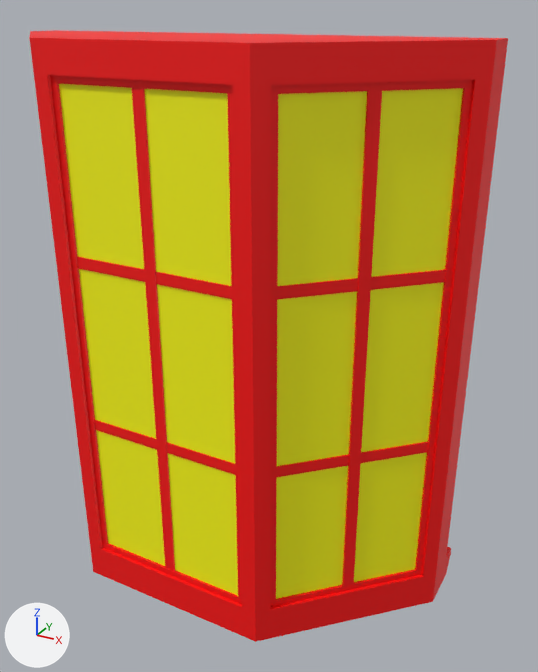
The glTF model assets/windows/window_bay_3.glb as it was, and as the next commit left it.
Camera for both pictures: a camera (50 mm lens) standing at (7.12, 0.14, 2.3) and looking at (6.15, 1.9, 1.42). The lights are fixed; the arrows at lower left show +X, +Y and +Z. Where no turn or scale is listed for an object, it has been applied to the vertices. Vertices at the same position are counted once.

In view in the first picture: 'window_bay_3'.
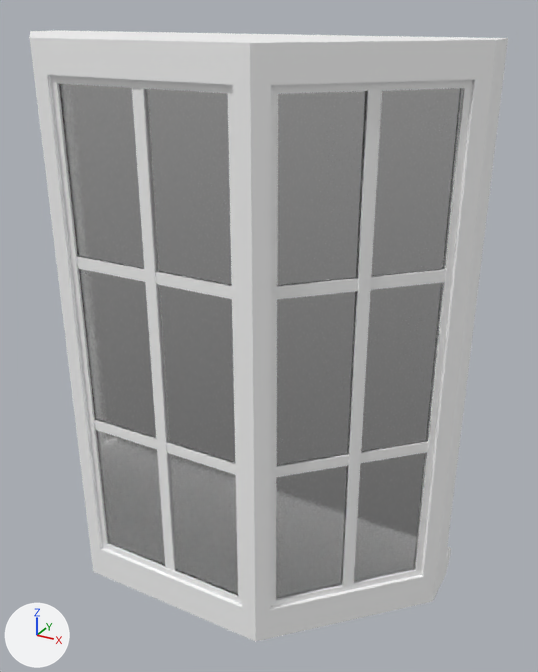
Pixel boxes (x1, y1, x2, y2) of what changed, in the pictures (538 x 672 px):
part 1 of me_mesh_020, recoloured (red to white): (29, 30, 508, 642) in both
part 2 of me_mesh_020, recoloured (yellow to white): (59, 84, 463, 599) in both

The edits, one by one:
Material 'Frame_Material' (mat_frame_material) is new.
Its base color is (1.0, 1.0, 1.0) (white #ffffff).
Material 'Glass_Material' (mat_glass_material) is new.
Its base color is (0.8, 0.8, 0.8) (white #e7e7e7).
Its roughness is 0.1.
Its ior is 1.45.
Its transmission weight is 1.0.
me_mesh_020 has 358 vertices, 676 faces and spans x 5.3..6.7, y 1.54..2.12, z 0.62..2.24.
me_mesh_020 is used by ob_window_bay_3; location (0.0, 0.0, 0.0).
me_mesh_020 part 1: all 632 faces that had it switch from mat_window_primary_mat (red #ff0000) to mat_frame_material (white #ffffff).
me_mesh_020 part 2: all 44 faces that had it switch from mat_window_secondary_mat (yellow #ffff00) to mat_glass_material (white #e7e7e7).
